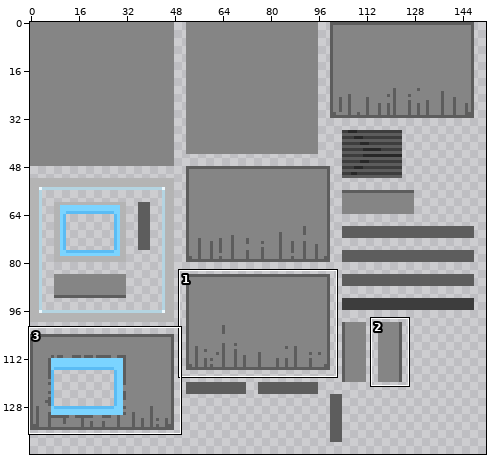
Sprite sheet -- Assets/Models/FBX/ac.png. Above: a wide view before the commit, with the close-up outlined.
Close-up. First the earlier version:
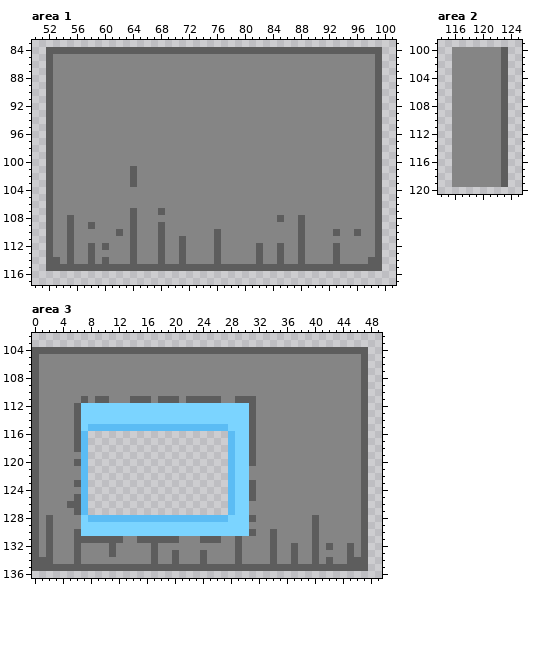
The file is 256x256 pixels. Shown: area 1: x 50..101, y 83..117; area 2: x 114..125, y 99..120; area 3: x 0..49, y 102..136. The wide view leaves out empty margins. The commit also changed other parts of the picture, which this record leaves out.
After:
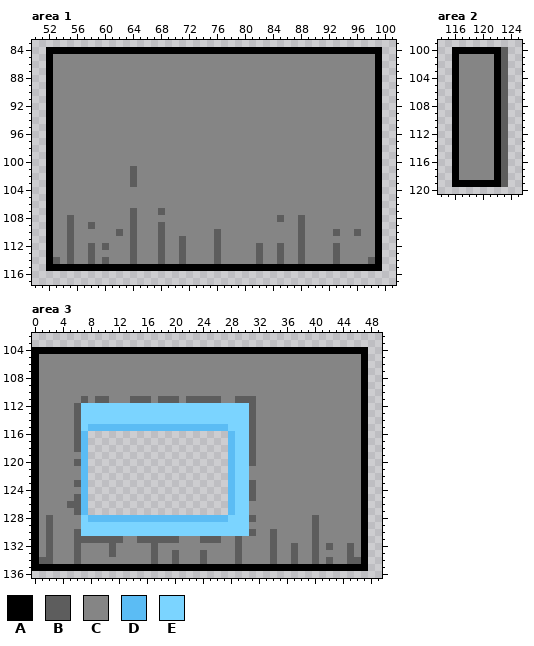
Palette (. is transparent): A #000000  B #5d5d5d  C #858585  D #5bbcf4  E #7bd4ff
What changed:
Changed rows in their new state; - is an unchanged pixel.
Area 1:
first column x 52:
 84 AAAAAAAAAAAAAAAAAAAAAAAAAAAAAAAAAAAAAAAAAAAAAAAA
 85 A----------------------------------------------A
 86 A----------------------------------------------A
 87 A----------------------------------------------A
 88 A----------------------------------------------A
 89 A----------------------------------------------A
 90 A----------------------------------------------A
 91 A----------------------------------------------A
 92 A----------------------------------------------A
 93 A----------------------------------------------A
 94 A----------------------------------------------A
 95 A----------------------------------------------A
 96 A----------------------------------------------A
 97 A----------------------------------------------A
 98 A----------------------------------------------A
 99 A----------------------------------------------A
100 A----------------------------------------------A
101 A----------------------------------------------A
102 A----------------------------------------------A
103 A----------------------------------------------A
104 A----------------------------------------------A
105 A----------------------------------------------A
106 A----------------------------------------------A
107 A----------------------------------------------A
108 A----------------------------------------------A
109 A----------------------------------------------A
110 A----------------------------------------------A
111 A----------------------------------------------A
112 A----------------------------------------------A
113 A----------------------------------------------A
114 A----------------------------------------------A
115 AAAAAAAAAAAAAAAAAAAAAAAAAAAAAAAAAAAAAAAAAAAAAAAA
Area 2:
first column x 116:
100 AAAAAAA
101 A-----A
102 A-----A
103 A-----A
104 A-----A
105 A-----A
106 A-----A
107 A-----A
108 A-----A
109 A-----A
110 A-----A
111 A-----A
112 A-----A
113 A-----A
114 A-----A
115 A-----A
116 A-----A
117 A-----A
118 A-----A
119 AAAAAAA
Area 3:
first column x 0:
104 AAAAAAAAAAAAAAAAAAAAAAAAAAAAAAAAAAAAAAAAAAAAAAAA
105 A----------------------------------------------A
106 A----------------------------------------------A
107 A----------------------------------------------A
108 A----------------------------------------------A
109 A----------------------------------------------A
110 A----------------------------------------------A
111 A----------------------------------------------A
112 A----------------------------------------------A
113 A----------------------------------------------A
114 A----------------------------------------------A
115 A----------------------------------------------A
116 A----------------------------------------------A
117 A----------------------------------------------A
118 A----------------------------------------------A
119 A----------------------------------------------A
120 A----------------------------------------------A
121 A----------------------------------------------A
122 A----------------------------------------------A
123 A----------------------------------------------A
124 A----------------------------------------------A
125 A----------------------------------------------A
126 A----------------------------------------------A
127 A----------------------------------------------A
128 A----------------------------------------------A
129 A----------------------------------------------A
130 A----------------------------------------------A
131 A----------------------------------------------A
132 A----------------------------------------------A
133 A----------------------------------------------A
134 A----------------------------------------------A
135 AAAAAAAAAAAAAAAAAAAAAAAAAAAAAAAAAAAAAAAAAAAAAAAA
Where, in picture pixels (left, top, right, bottom), the same in both close-ups:
changed: (46, 47, 382, 271)
changed: (452, 47, 501, 187)
changed: (32, 347, 368, 571)
